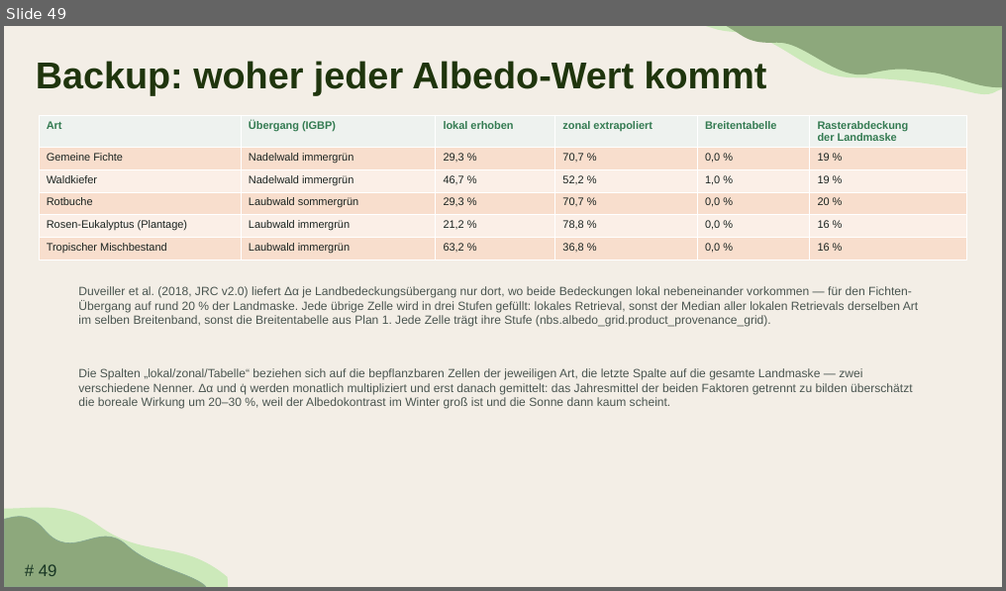
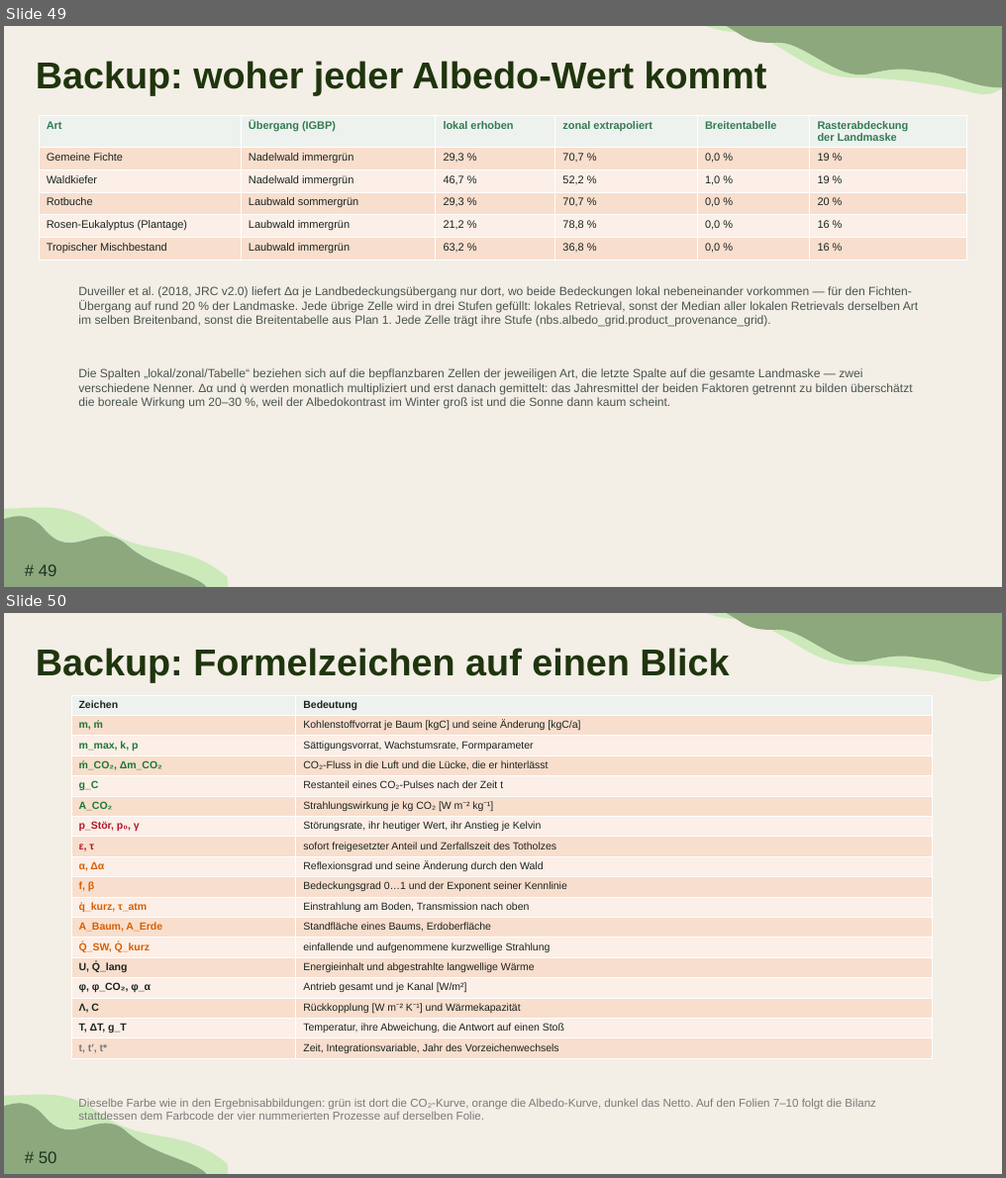
Before and after one commit to TimoDiepers/woodway, a slide deck: docs/slides/dissvortrag.pptx. Shown one above the other, each under a label of ours: slide 49 before the commit, slides 49 and 50 after it. The pictures are 1006x591 and 1006x1178 pixels, drawn with LibreOffice and Linux fonts; fonts in the diff are those of the drawing. Boxes give left, top, right and bottom in pixels: in the first picture for what was removed or moved away, otherwise in the second. Text is boxed around its words. In the diff, an @@ line names an element or a change of style, - is before the commit and + after.

```diff
--- a/docs/slides/dissvortrag.pptx
+++ b/docs/slides/dissvortrag.pptx
@@ slide 50 added at [4, 613, 1002, 1174], background #F3EEE6; not listed: 5 template elements that a slide beside it also shows @@
@@ title added at [36, 648, 729, 682], 36 pt, text #1F350D, bold @@
+Backup: Formelzeichen auf einen Blick
@@ table added at [71, 695, 933, 1059], 18 rows, 2 columns @@
+Zeichen | Bedeutung
+m, ṁ | Kohlenstoffvorrat je Baum [kgC] und seine Änderung [kgC/a]
+m_max, k, p | Sättigungsvorrat, Wachstumsrate, Formparameter
+ṁ_CO₂, Δm_CO₂ | CO₂-Fluss in die Luft und die Lücke, die er hinterlässt
+g_C | Restanteil eines CO₂-Pulses nach der Zeit t
+A_CO₂ | Strahlungswirkung je kg CO₂ [W m⁻² kg⁻¹]
+p_Stör, p₀, γ | Störungsrate, ihr heutiger Wert, ihr Anstieg je Kelvin
+ε, τ | sofort freigesetzter Anteil und Zerfallszeit des Totholzes
+α, Δα | Reflexionsgrad und seine Änderung durch den Wald
+f, β | Bedeckungsgrad 0…1 und der Exponent seiner Kennlinie
+q̇_kurz, τ_atm | Einstrahlung am Boden, Transmission nach oben
+A_Baum, A_Erde | Standfläche eines Baums, Erdoberfläche
+Q̇_SW, Q̇_kurz | einfallende und aufgenommene kurzwellige Strahlung
+U, Q̇_lang | Energieinhalt und abgestrahlte langwellige Wärme
+φ, φ_CO₂, φ_α | Antrieb gesamt und je Kanal [W/m²]
+Λ, C | Rückkopplung [W m⁻² K⁻¹] und Wärmekapazität
+T, ΔT, g_T | Temperatur, ihre Abweichung, die Antwort auf einen Stoß
+t, t′, t* | Zeit, Integrationsvariable, Jahr des Vorzeichenwechsels
@@ text added at [78, 1098, 876, 1123], 11 pt, text #7A7A7A @@
+Dieselbe Farbe wie in den Ergebnisabbildungen: grün ist dort die CO₂-Kurve, orange die Albedo-Kurve, dunkel das Netto. Auf den Folien 7–10 folgt die Bilanz stattdessen dem Farbcode der vier nummerierten Prozesse auf derselben Folie.
```
Also in this commit, not shown: 10 slides changed.
